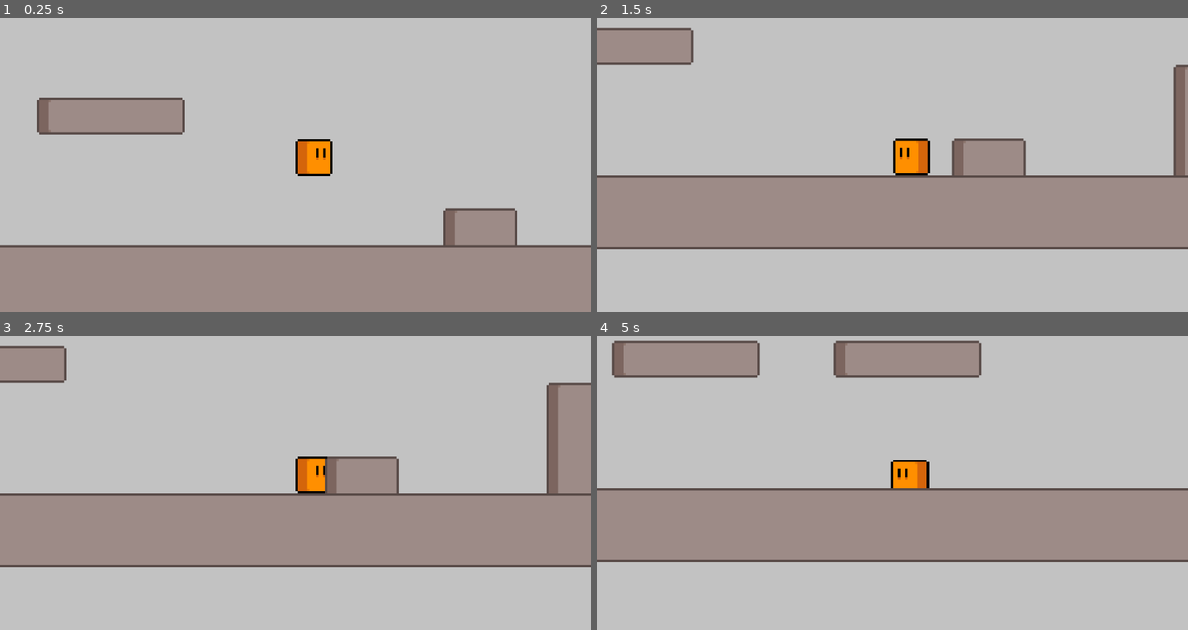
Above: before the commit, frames 1-4 (two rows, left to right).
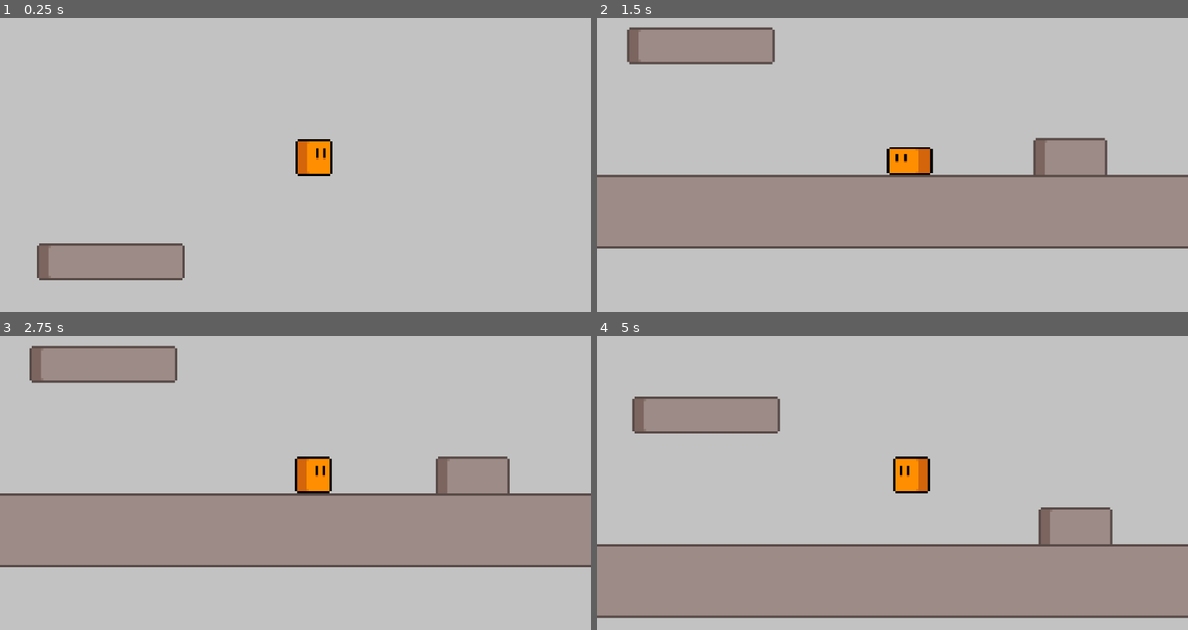
Above: after the commit, the same moments.

Repository: notapixelstudio/plattoformo
Game: Godot game, scene res://World.tscn
Two runs of this game, one before a commit and one after it. Both use one fixed random seed, a clock stepped at 60 frames per second and the inputs below.
Inputs:
- Up to frame 1 (0.25 s): no input
- Up to frame 2 (1.5 s): tap Enter (ui_accept) at 0.5, 0.77 s; hold Right (ui_right) 0.53-1.28 s; hold Left (ui_left) from 1.28 s (still down)
- Up to frame 3 (2.75 s): tap Enter (ui_accept) at 1.52 s; release Left (ui_left) at 2.03 s; hold Right (ui_right) from 2.03 s (still down)
- Up to frame 4 (5 s): tap Enter (ui_accept) at 3.02, 3.77, 4.52 s; release Right (ui_right) at 3.53 s; hold Left (ui_left) from 3.53 s (still down)

The runs differ from the first frame. In frame 1, 25% of the frame differs, in the area x 0-100%, y 27-100%; in frame 2, 8.4%; in frame 3, 9.3%; in frame 4, 48%, in the area x 0-100%, y 1-96%.

Commit message:
Add respawn, changed parametres, integrate forces

Diff:
--- a/godot/Hero.gd
+++ b/godot/Hero.gd
@@ -10,6 +10,7 @@
 export var air_walk_speed : float = 4
 
 var speed
+var debug = 0
 
 # Called when the node enters the scene tree for the first time.
 func _ready():
@@ -18,7 +19,7 @@
 	env.set_state('air')
 	action.set_state('fall')
 
-func _physics_process(delta):
+func _integrate_forces(state):
 	var colliding_bodies = get_colliding_bodies()
 
 	# environment
@@ -36,6 +37,7 @@
 		elif linear_velocity.y > 0:
 			action.set_state('fall')
 	elif action.in_state('jump'):
+		debug += 1
 		if Input.is_action_just_released("ui_accept") or linear_velocity.y > 0:
 			action.set_state('fall')
 	elif action.in_state('fall'):
@@ -43,7 +45,8 @@
 			action.set_state('ready')
 
 	var dir_x = int(Input.is_action_pressed('ui_right'))-int(Input.is_action_pressed('ui_left'))
-	apply_central_impulse(speed*Vector2(dir_x,0))
+	state.linear_velocity.x = dir_x*speed
+	# apply_central_impulse(speed*Vector2(dir_x,0))
 	if dir_x != 0:
 		$Graphics/Sprite.flip_h = dir_x < 0
 
--- /dev/null
+++ b/godot/World.gd
@@ -0,0 +1,13 @@
+extends Node2D
+
+export var hero_scene : PackedScene
+onready var start_pos = $Hero.position
+
+func _on_OffScreen_body_entered(body):
+	var hero = body.duplicate()
+	body.queue_free()
+	hero.position = start_pos
+	hero.linear_velocity = Vector2()
+	# var hero = hero_scene.instance()
+	yield(get_tree().create_timer(0.3), "timeout")
+	add_child(hero)
--- a/godot/World.tscn
+++ b/godot/World.tscn
@@ -1,55 +1,72 @@
-[gd_scene load_steps=3 format=2]
+[gd_scene load_steps=5 format=2]
 
-[ext_resource path="res://Hero.tscn" type="PackedScene" id=1]
-[ext_resource path="res://Platform.tscn" type="PackedScene" id=2]
+[ext_resource path="res://World.gd" type="Script" id=1]
+[ext_resource path="res://Hero.tscn" type="PackedScene" id=2]
+[ext_resource path="res://Platform.tscn" type="PackedScene" id=3]
+
+[sub_resource type="RectangleShape2D" id=1]
+extents = Vector2( 2000, 10 )
 
 [node name="World" type="Node2D"]
+script = ExtResource( 1 )
 
-[node name="Hero" parent="." instance=ExtResource( 1 )]
-position = Vector2( -96, -48 )
+[node name="Hero" parent="." instance=ExtResource( 2 )]
+position = Vector2( -96, -100 )
+fall_gravity_scale = 8.0
 
 [node name="Camera2D" type="Camera2D" parent="Hero"]
 current = true
 zoom = Vector2( 0.25, 0.25 )
 
-[node name="Platform6" parent="." instance=ExtResource( 2 )]
+[node name="Platform6" parent="." instance=ExtResource( 3 )]
 position = Vector2( -32, 16 )
 width = 2
 
-[node name="Platform7" parent="." instance=ExtResource( 2 )]
+[node name="Platform7" parent="." instance=ExtResource( 3 )]
 position = Vector2( 64, -16 )
 width = 2
 height = 4
 
-[node name="Platform" parent="." instance=ExtResource( 2 )]
+[node name="Platform" parent="." instance=ExtResource( 3 )]
 position = Vector2( -480, 32 )
 width = 41
 
-[node name="Platform2" parent="." instance=ExtResource( 2 )]
+[node name="Platform2" parent="." instance=ExtResource( 3 )]
 position = Vector2( 240, 32 )
 width = 7
 
-[node name="Platform3" parent="." instance=ExtResource( 2 )]
+[node name="Platform3" parent="." instance=ExtResource( 3 )]
 position = Vector2( 320, 0 )
 width = 4
 height = 1
 
-[node name="Platform4" parent="." instance=ExtResource( 2 )]
+[node name="Platform4" parent="." instance=ExtResource( 3 )]
 position = Vector2( 224, -48 )
 width = 4
 height = 1
 
-[node name="Platform8" parent="." instance=ExtResource( 2 )]
+[node name="Platform8" parent="." instance=ExtResource( 3 )]
 position = Vector2( -208, -32 )
 width = 4
 height = 1
 
-[node name="Platform9" parent="." instance=ExtResource( 2 )]
+[node name="Platform9" parent="." instance=ExtResource( 3 )]
 position = Vector2( -304, -32 )
 width = 4
 height = 1
 
-[node name="Platform5" parent="." instance=ExtResource( 2 )]
+[node name="Platform5" parent="." instance=ExtResource( 3 )]
 position = Vector2( 320, -96 )
 width = 4
 height = 1
+
+[node name="OffScreen" type="Area2D" parent="."]
+position = Vector2( 0, 269 )
+__meta__ = {
+"_edit_group_": true
+}
+
+[node name="CollisionShape2D" type="CollisionShape2D" parent="OffScreen"]
+shape = SubResource( 1 )
+
+[connection signal="body_entered" from="OffScreen" to="." method="_on_OffScreen_body_entered"]
